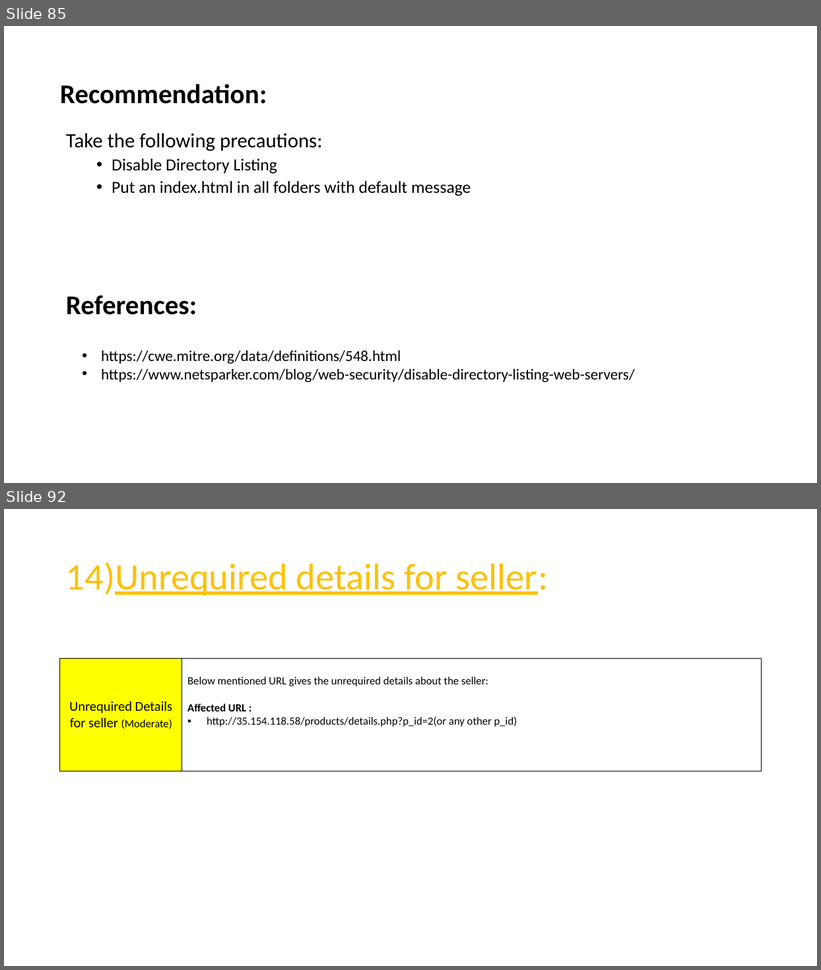
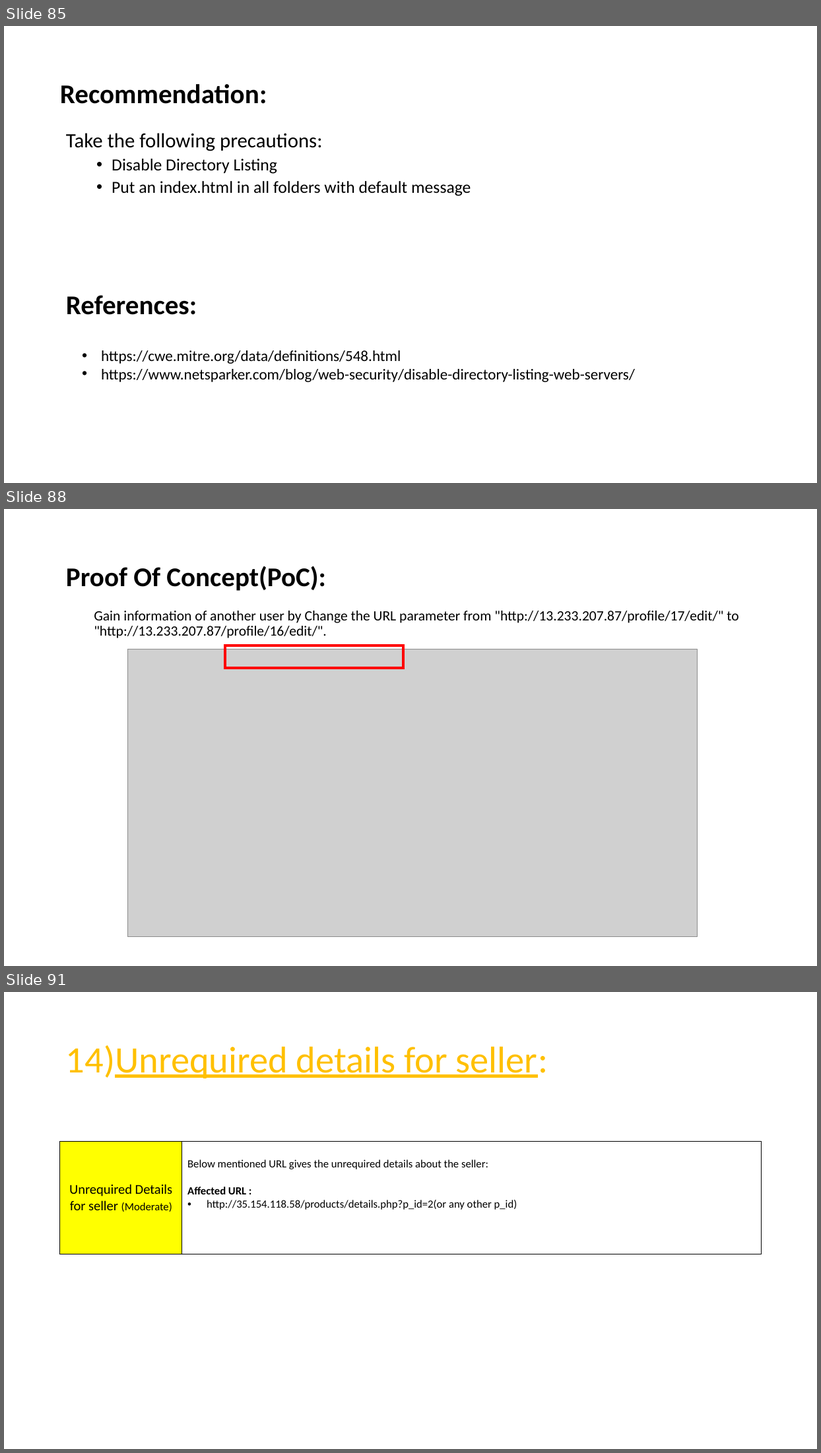
Before and after one commit to RocktimRajkumar/CEH-hack-a-thon, a slide deck: reports/Lifestyle Store/LifeStyle Store Application Reports.pptx. Shown one above the other, each under a label of ours: slides 85 and 92 before the commit, slides 85, 88 and 91 after it; the slides between them are not shown. The pictures are 821x970 and 821x1453 pixels, drawn with LibreOffice and Linux fonts; fonts in the diff are those of the drawing; grey boxes stand for pictures. Boxes give left, top, right and bottom in pixels: in the first picture for what was removed or moved away, otherwise in the second. Text is boxed around its words. In the diff, an @@ line names an element or a change of style, - is before the commit and + after.

```diff
--- a/reports/Lifestyle Store/LifeStyle Store Application Reports.pptx
+++ b/reports/Lifestyle Store/LifeStyle Store Application Reports.pptx
@@ slide 88 added at [4, 509, 817, 966], background #FFFFFF @@
@@ title added at [66, 566, 326, 591], 32 pt, text #000000, bold @@
+Proof Of Concept(PoC):
@@ text added at [94, 611, 739, 638], 16.8 pt, text #000000 @@
+Gain information of another user by Change the URL parameter from "http://13.233.207.87/profile/17/edit/" to "http://13.233.207.87/profile/16/edit/".
@@ rectangle added at [225, 646, 403, 667], outline #FF0000 3 pt @@
@@ picture added at [128, 650, 698, 937] @@
@@ what was slide 92 is now slide 91 @@
```
Also in this commit, not shown: 4 slides changed, 2 slides removed.
